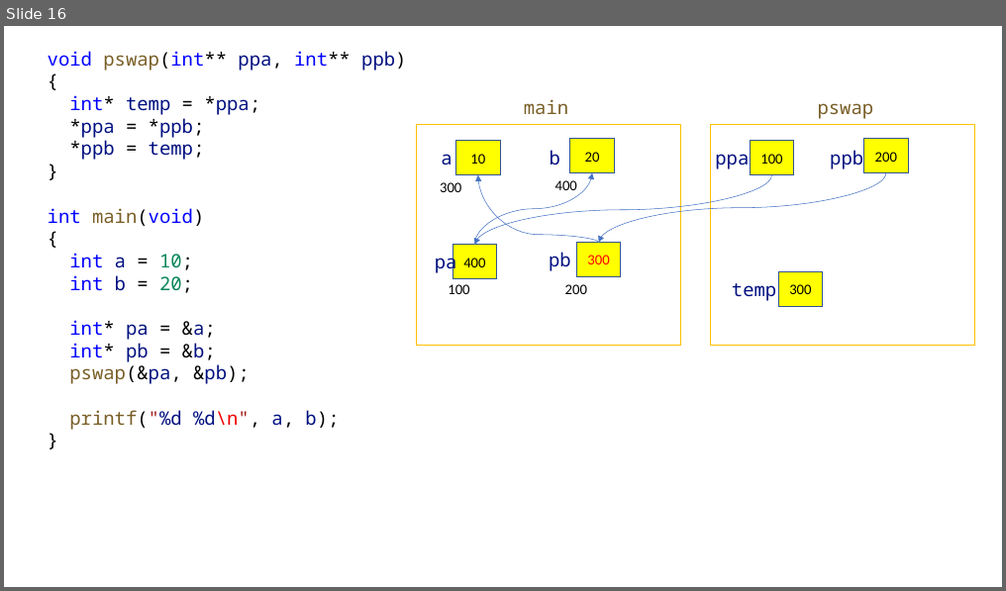
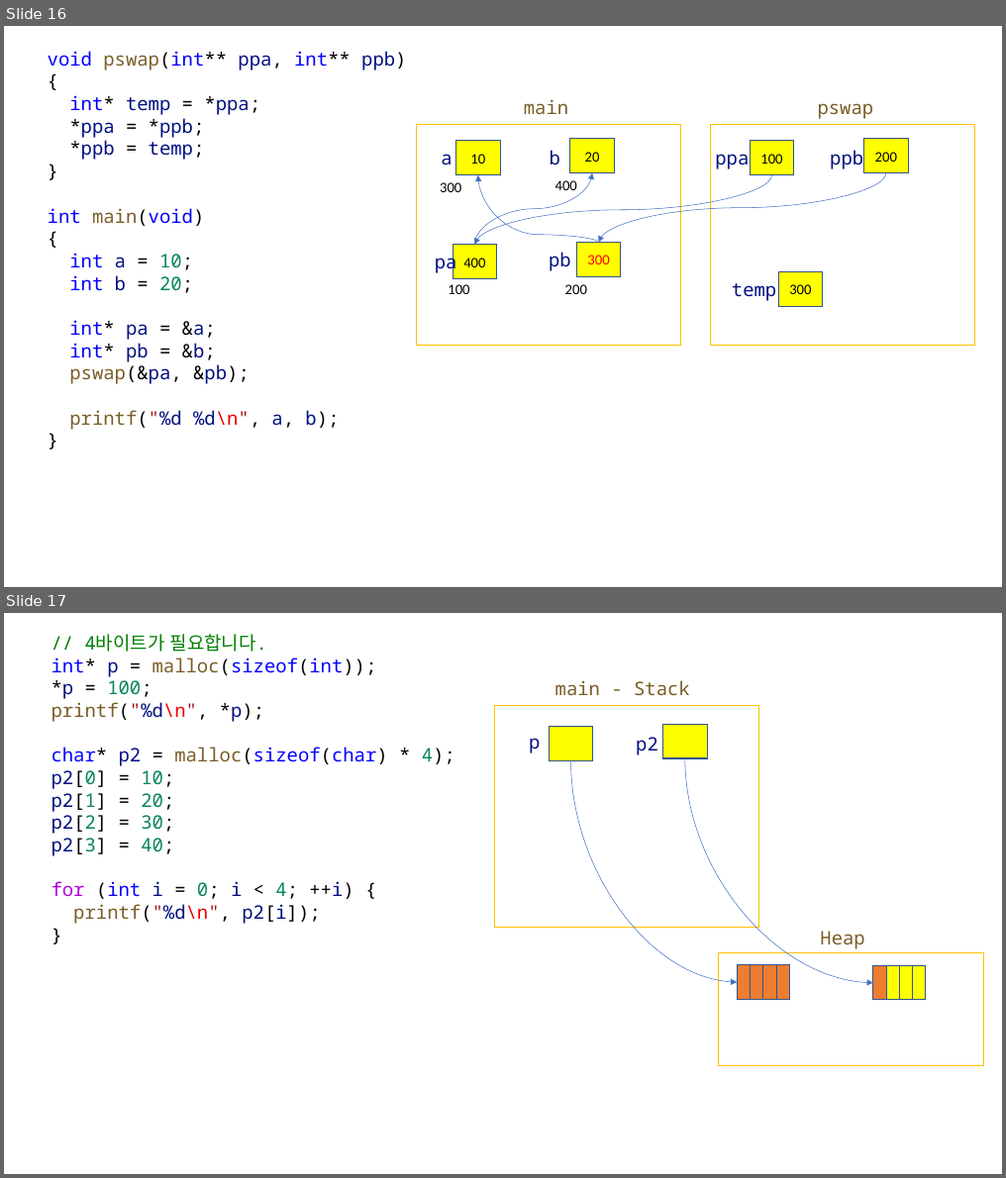
Before and after one commit to yoondev-classroom/hyundai_220510, a slide deck: 220510.pptx. Shown one above the other, each under a label of ours: slide 16 before the commit, slides 16 and 17 after it. The pictures are 1006x591 and 1006x1178 pixels, drawn with LibreOffice and Linux fonts; fonts in the diff are those of the drawing. Boxes give left, top, right and bottom in pixels: in the first picture for what was removed or moved away, otherwise in the second. Text is boxed around its words. In the diff, an @@ line names an element or a change of style, - is before the commit and + after.

```diff
--- a/220510.pptx
+++ b/220510.pptx
@@ slide 17 added at [4,613,1002,1174], background #FFFFFF @@
@@ text added at [52,634,455,924], 18 pt, text #000000 @@
+// 4바이트가 필요합니다.
+int* p = malloc(sizeof(int));
+*p = 100;
+printf("%d\n", *p);
+char* p2 = malloc(sizeof(char) * 4);
+p2[0] = 10;
+p2[1] = 20;
+p2[2] = 30;
+p2[3] = 40;
+for (int i = 0; i < 4; ++i) {
+printf("%d\n", p2[i]);
+}
@@ text added at [555,680,690,695], 18 pt, text #795E26 @@
+main - Stack
@@ rectangle added at [494,706,759,928], outline #FFC000 1 pt @@
@@ rectangle added at [549,726,593,761], fill #FFFF00, outline #325491 1 pt @@
@@ rectangle added at [662,725,707,759], fill #FFFF00, outline #325491 1 pt @@
@@ text added at [529,738,540,754], 18 pt, text #001080 @@
+p
@@ curved arrow added from (570, 761) to (737, 982), #4472C4 0.5 pt @@
@@ text added at [636,737,658,756], 18 pt, text #001080 @@
+p2
@@ curved arrow added from (685, 759) to (873, 983), #4472C4 0.5 pt @@
@@ text added at [820,931,864,950], 18 pt, text #795E26 @@
+Heap
@@ rectangle added at [719,953,984,1065], outline #FFC000 1 pt @@
@@ rectangle added at [737,964,750,999], fill #ED7D31, outline #325491 1 pt @@
@@ rectangle added at [750,964,764,999], fill #ED7D31, outline #325491 1 pt @@
@@ rectangle added at [763,964,776,999], fill #ED7D31, outline #325491 1 pt @@
@@ rectangle added at [776,964,790,999], fill #ED7D31, outline #325491 1 pt @@
@@ rectangle added at [873,965,887,1000], fill #ED7D31, outline #325491 1 pt @@
@@ rectangle added at [887,965,900,1000], fill #FFFF00, outline #325491 1 pt @@
@@ rectangle added at [899,965,913,1000], fill #FFFF00, outline #325491 1 pt @@
@@ rectangle added at [913,965,927,1000], fill #FFFF00, outline #325491 1 pt @@
```
Also in this commit, not shown: 2 other files.
